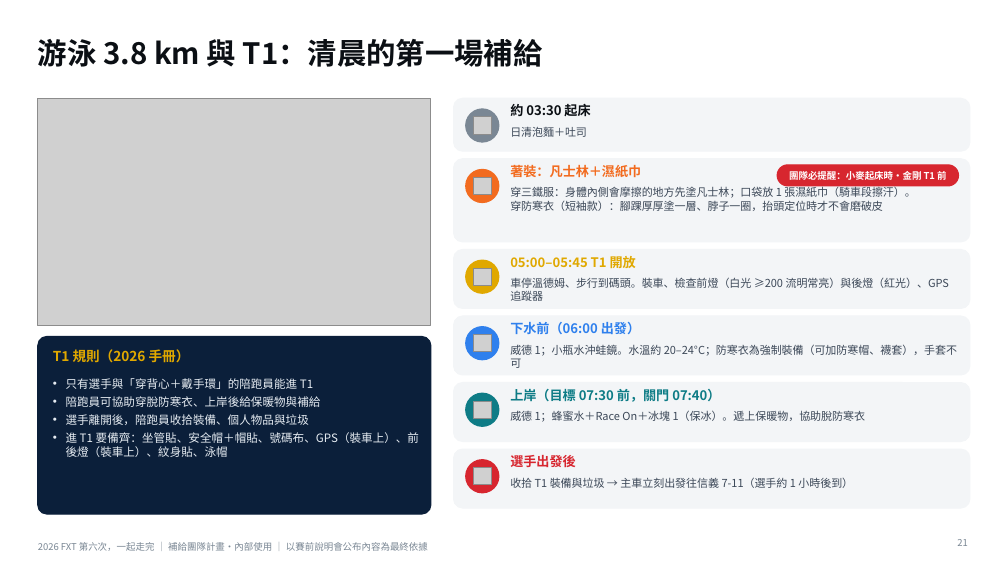
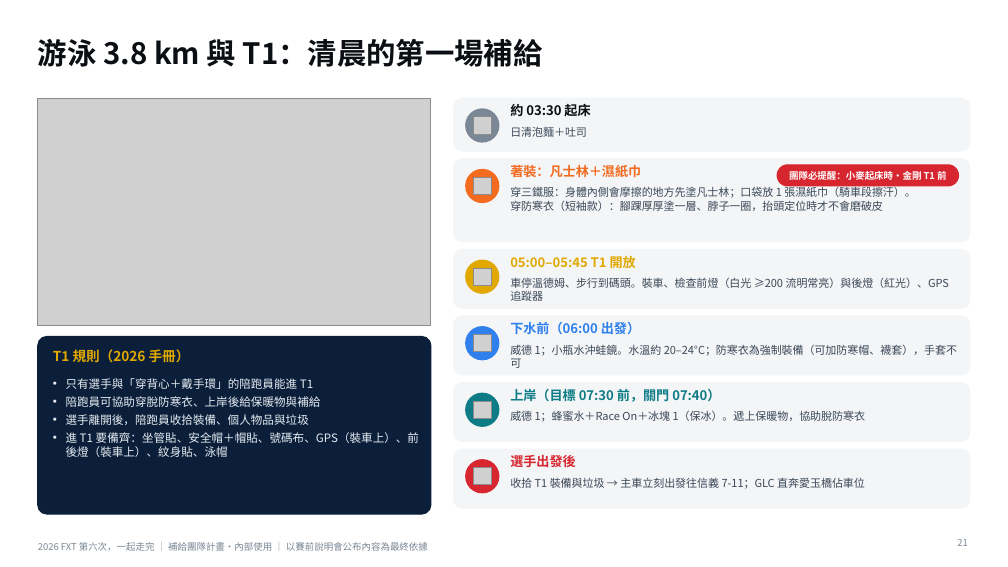
Before and after one commit to powermovebboy-sys/Race-site, a slide deck: slide 21 of deck/2026_FXT_第六次一起走完.pptx. Drawn at 1008x567 pixels with LibreOffice and Linux fonts; fonts in the diff are those of the drawing; grey boxes stand for pictures. Boxes give left, top, right and bottom in pixels: in the first picture for what was removed or moved away, otherwise in the second. Text is boxed around its words. In the diff, an @@ line names an element or a change of style, - is before the commit and + after.

```diff
--- a/deck/2026_FXT_第六次一起走完.pptx
+++ b/deck/2026_FXT_第六次一起走完.pptx
@@ text at bbox=[510, 478, 865, 489]: text changed @@
-收拾 T1 裝備與垃圾 → 主車立刻出發往信義 7-11（選手約 1 小時後到）
+收拾 T1 裝備與垃圾 → 主車立刻出發往信義 7-11；GLC 直奔愛玉橋佔車位
```
Also in this commit, not shown: 9 other slides changed, 3 other files.
